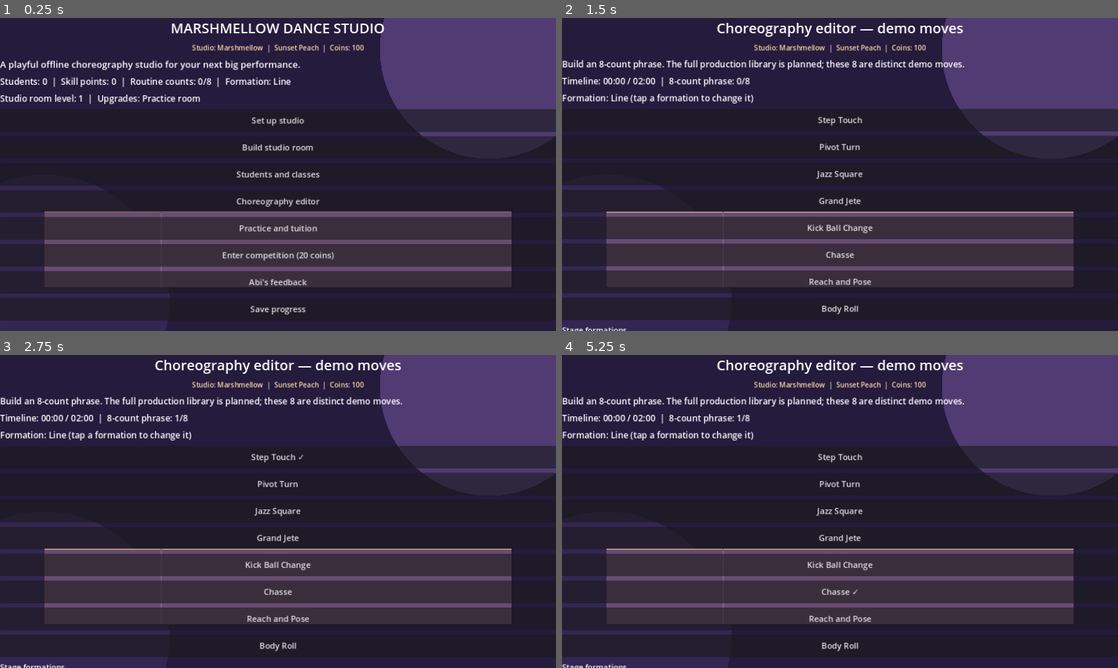
Above: before the commit, frames 1-4 (two rows, left to right).
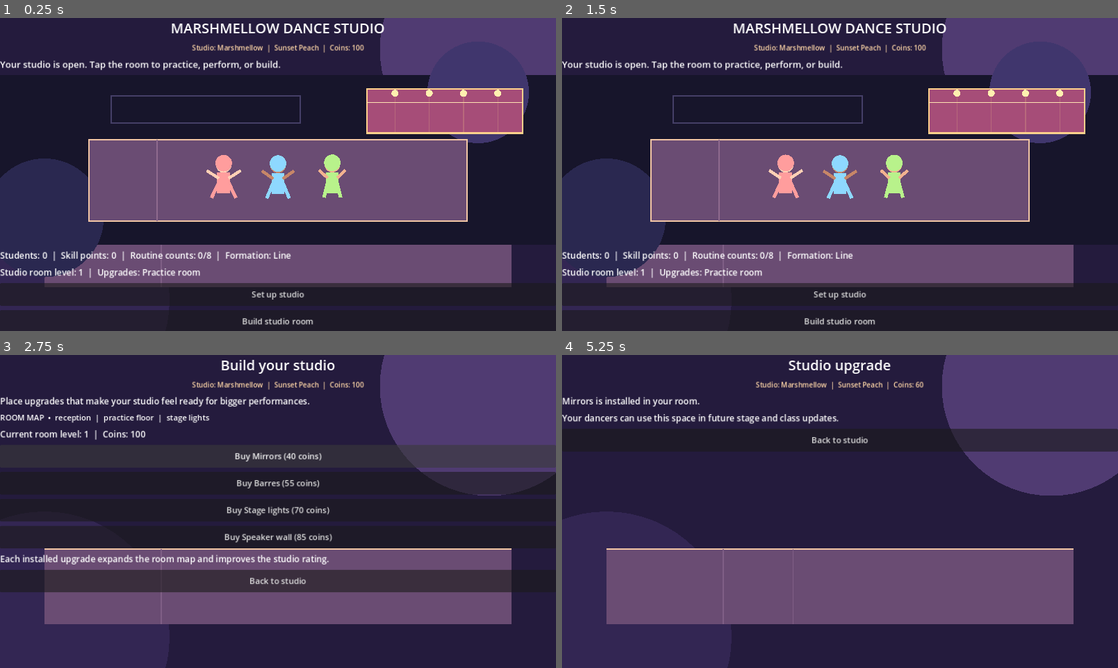
Above: after the commit, the same moments.

Repository: carporium/marshmellow-dance-studio
Game: Godot game, scene res://main.tscn
Two runs of this game, one before a commit and one after it. Both use one fixed random seed, a clock stepped at 60 frames per second and the inputs below.
Inputs (mouse positions are in pixels of both pictures, inside the frame that each line leads up to):
- Up to frame 1 (0.25 s): no input
- Up to frame 2 (1.5 s): click (840, 202) at 0.5 s, where only the run before the commit has a clickable "Choreography editor"; click (840, 86) at 1.25 s, where only the run after the commit has a clickable "Back to studio"
- Up to frame 3 (2.75 s): click (278, 458) at 2 s, where only the run before the commit has a clickable "Step Touch"
- Up to frame 4 (5.25 s): click (840, 580) at 2.75 s, where only the run after the commit has a clickable "Back to studio"; click (840, 458) at 3.5 s, where only the run before the commit has a clickable "Step Touch ✓"; click (840, 455) at 4.25 s, where only the run after the commit has a clickable "Buy Mirrors (40 coins)"; click (840, 455) at 5 s, where only the run after the commit has a clickable "Mirrors installed"

The runs differ from the first frame. In frame 1, 45% of the frame differs, in the area x 0-100%, y 13-100%; in frame 2, 47%, in the area x 0-100%, y 1-100%; in frame 3, 22%; in frame 4, 32%.

Commit message:
Add playable visual studio and rehearsal stage
Co-authored-by: Copilot <223556219+Copilot@users.noreply.github.com>

Diff:
--- a/main.gd
+++ b/main.gd
@@ -1,4 +1,112 @@
 extends Control
+
+class StudioView extends Control:
+	signal hotspot_pressed(name: String)
+
+	var mode := "studio"
+	var elapsed := 0.0
+	var room_level := 1
+	var formation := "Line"
+	var dancer_count := 3
+	var decorations: Array = []
+	var routine: Array = []
+
+	func _ready() -> void:
+		mouse_filter = Control.MOUSE_FILTER_STOP
+		set_process(true)
+
+	func _process(delta: float) -> void:
+		elapsed += delta
+		queue_redraw()
+
+	func _gui_input(event: InputEvent) -> void:
+		if not event is InputEventMouseButton or not event.pressed:
+			return
+		var point: Vector2 = event.position
+		var floor := Rect2(size.x * 0.16, size.y * 0.38, size.x * 0.68, size.y * 0.48)
+		var stage := Rect2(size.x * 0.66, size.y * 0.08, size.x * 0.28, size.y * 0.26)
+		if stage.has_point(point):
+			hotspot_pressed.emit("stage")
+		elif floor.has_point(point):
+			hotspot_pressed.emit("practice")
+		else:
+			hotspot_pressed.emit("builder")
+
+	func _draw() -> void:
+		var w := size.x
+		var h := size.y
+		draw_rect(Rect2(Vector2.ZERO, size), Color("#17152b"), true)
+		draw_circle(Vector2(w * 0.86, h * 0.1), h * 0.3, Color("#40366d"))
+		draw_circle(Vector2(w * 0.08, h * 0.84), h * 0.35, Color("#2a2850"))
+
+		var stage := Rect2(w * 0.66, h * 0.08, w * 0.28, h * 0.26)
+		draw_rect(stage, Color("#a64d78"), true)
+		draw_rect(stage, Color("#ffd18c"), false, 4)
+		draw_line(stage.position + Vector2(0, h * 0.08), stage.position + Vector2(stage.size.x, h * 0.08), Color("#ffe4b2"), 3)
+		for light_x in range(4):
+			var lx := stage.position.x + stage.size.x * (0.18 + light_x * 0.22)
+			draw_circle(Vector2(lx, stage.position.y + 10), 8, Color("#fff0b0"))
+			draw_line(Vector2(lx, stage.position.y + 18), Vector2(lx, stage.end.y), Color(1, 0.85, 0.55, 0.2), 2)
+
+		var floor := Rect2(w * 0.16, h * 0.38, w * 0.68, h * 0.48)
+		draw_rect(floor, Color("#6a4c73"), true)
+		draw_rect(floor, Color("#f3c6a5"), false, 4)
+		for index in range(maxi(room_level, 1)):
+			var x := floor.position.x + floor.size.x * (0.18 + index * 0.12)
+			draw_line(Vector2(x, floor.position.y), Vector2(x, floor.end.y), Color("#8f6b8e"), 2)
+
+		if "Mirrors" in decorations:
+			draw_rect(Rect2(w * 0.2, h * 0.12, w * 0.34, h * 0.16), Color("#84b8c2"), true)
+			draw_rect(Rect2(w * 0.2, h * 0.12, w * 0.34, h * 0.16), Color("#d6f4e8"), false, 4)
+			for mirror_x in range(4):
+				var mx := w * 0.22 + mirror_x * w * 0.075
+				draw_line(Vector2(mx, h * 0.14), Vector2(mx, h * 0.25), Color(1, 1, 1, 0.25), 2)
+		else:
+			draw_rect(Rect2(w * 0.2, h * 0.12, w * 0.34, h * 0.16), Color("#453f67"), false, 3)
+
+		if "Barres" in decorations:
+			draw_line(Vector2(w * 0.2, h * 0.33), Vector2(w * 0.53, h * 0.33), Color("#e6b07d"), 6)
+			draw_line(Vector2(w * 0.22, h * 0.33), Vector2(w * 0.22, h * 0.39), Color("#e6b07d"), 4)
+			draw_line(Vector2(w * 0.51, h * 0.33), Vector2(w * 0.51, h * 0.39), Color("#e6b07d"), 4)
+
+		if "Speaker wall" in decorations:
+			for speaker_x in range(3):
+				var speaker := Rect2(w * 0.56 + speaker_x * w * 0.035, h * 0.19, w * 0.025, h * 0.09)
+				draw_rect(speaker, Color("#292337"), true)
+				draw_circle(speaker.get_center(), 7, Color("#f5a66f"))
+
+		var positions := _dancer_positions(floor)
+		for index in range(dancer_count):
+			_draw_dancer(positions[index], index, mode == "rehearsal")
+
+		if mode == "rehearsal":
+			var pulse := 0.5 + 0.5 * sin(elapsed * 5.0)
+			draw_circle(Vector2(w * 0.8, h * 0.28), 18 + pulse * 8, Color(1, 0.86, 0.48, 0.2))
+			draw_circle(Vector2(w * 0.8, h * 0.28), 5, Color("#fff0b0"))
+
+	func _dancer_positions(floor: Rect2) -> Array:
+		var center := floor.get_center()
+		if formation == "Triangle":
+			return [center + Vector2(0, 55), center + Vector2(-105, -35), center + Vector2(105, -35)]
+		if formation == "Diamond":
+			return [center + Vector2(0, 70), center + Vector2(-115, 0), center + Vector2(115, 0)]
+		if formation == "V Formation":
+			return [center + Vector2(0, -55), center + Vector2(-125, 45), center + Vector2(125, 45)]
+		return [center + Vector2(-125, 0), center, center + Vector2(125, 0)]
+
+	func _draw_dancer(point: Vector2, index: int, moving: bool) -> void:
+		var bob := sin(elapsed * 3.0 + index) * (8.0 if moving else 3.0)
+		var pose := sin(elapsed * 4.0 + index * 1.7) * (24.0 if moving else 5.0)
+		var body := point + Vector2(0, bob)
+		var colors := [Color("#ff9d9d"), Color("#8ed8ff"), Color("#b8f28b")]
+		var skin := [Color("#ffd0b5"), Color("#c68668"), Color("#f2b28f")]
+		draw_circle(body + Vector2(0, -38), 18, skin[index % skin.size()])
+		draw_circle(body + Vector2(0, -42), 19, colors[index % colors.size()])
+		draw_rect(Rect2(body + Vector2(-15, -20), Vector2(30, 48)), colors[index % colors.size()], true)
+		draw_line(body + Vector2(-10, 0), body + Vector2(-24 - pose, 38), colors[index % colors.size()], 8)
+		draw_line(body + Vector2(10, 0), body + Vector2(24 + pose, 38), colors[index % colors.size()], 8)
+		draw_line(body + Vector2(-11, -7), body + Vector2(-35 - pose, -25), skin[index % skin.size()], 7)
+		draw_line(body + Vector2(11, -7), body + Vector2(35 + pose, -25), skin[index % skin.size()], 7)
 
 const DISCIPLINES := ["Jazz", "Lyrical", "Tap", "Ballet", "Contemporary", "Hip Hop", "Acro"]
 const MOVES := [
@@ -100,7 +208,15 @@
 
 func show_home() -> void:
 	clear_screen("MARSHMELLOW DANCE STUDIO")
-	add_text("A playful offline choreography studio for your next big performance.", 21)
+	add_text("Your studio is open. Tap the room to practice, perform, or build.", 21)
+	var studio_view := StudioView.new()
+	studio_view.custom_minimum_size = Vector2(0, 390)
+	studio_view.room_level = room_level
+	studio_view.formation = formation
+	studio_view.dancer_count = maxi(students.size(), 3)
+	studio_view.decorations = decorations
+	studio_view.hotspot_pressed.connect(_studio_hotspot)
+	content.add_child(studio_view)
 	add_text("Students: %d  |  Skill points: %d  |  Routine counts: %d/8  |  Formation: %s" %
 		[students.size(), skills, routine.size(), formation])
 	add_text("Studio room level: %d  |  Upgrades: %s" %
@@ -118,6 +234,14 @@
 	add_button("Abi's feedback", show_feedback)
 	add_button("Save progress", save_and_confirm)
 
+func _studio_hotspot(name: String) -> void:
+	if name == "stage":
+		rehearse()
+	elif name == "practice":
+		practise()
+	else:
+		show_builder()
+
 func show_setup() -> void:
 	clear_screen("Studio setup")
 	add_text("Choose a name and a colour mood. This is saved only on this device.")
@@ -237,11 +361,17 @@
 
 func rehearse() -> void:
 	clear_screen("Rehearsal stage")
-	add_text("STAGE FLOOR  •  %s formation  •  00:00 — 02:00" % formation, 22)
-	add_text("●     ●     ●\n\n     ◇ STUDIO LIGHTS ◇\n\n" +
-		("  →  ".join(routine) if not routine.is_empty() else "Add demo moves in the choreography editor."))
-	add_text("Demo playback uses labelled move beats. Full animated 3D dancers and licensed music are production milestones.")
+	add_text("Live rehearsal  •  %s formation  •  %d counts loaded" % [formation, routine.size()], 22)
+	var stage_view := StudioView.new()
+	stage_view.mode = "rehearsal"
+	stage_view.custom_minimum_size = Vector2(0, 430)
+	stage_view.formation = formation
+	stage_view.dancer_count = maxi(students.size(), 3)
+	stage_view.decorations = decorations
+	content.add_child(stage_view)
+	add_text("The dancers are moving through the rehearsal loop. Build an 8-count routine to choreograph the full phrase.", 18)
 	add_button("Replay performance", rehearse)
+	add_button("Edit routine", show_choreo)
 	add_back()
 
 func practise() -> void:
